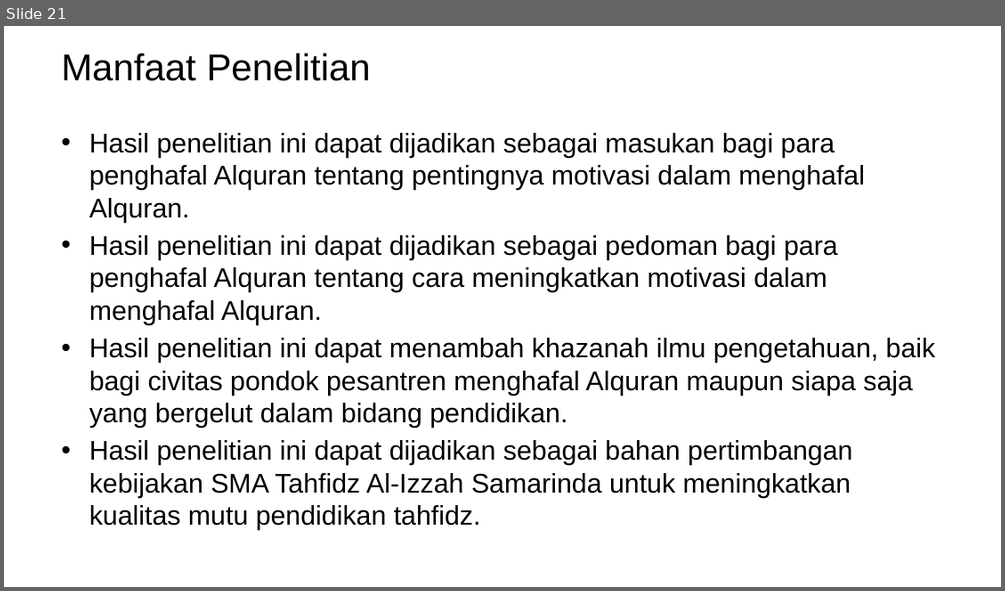
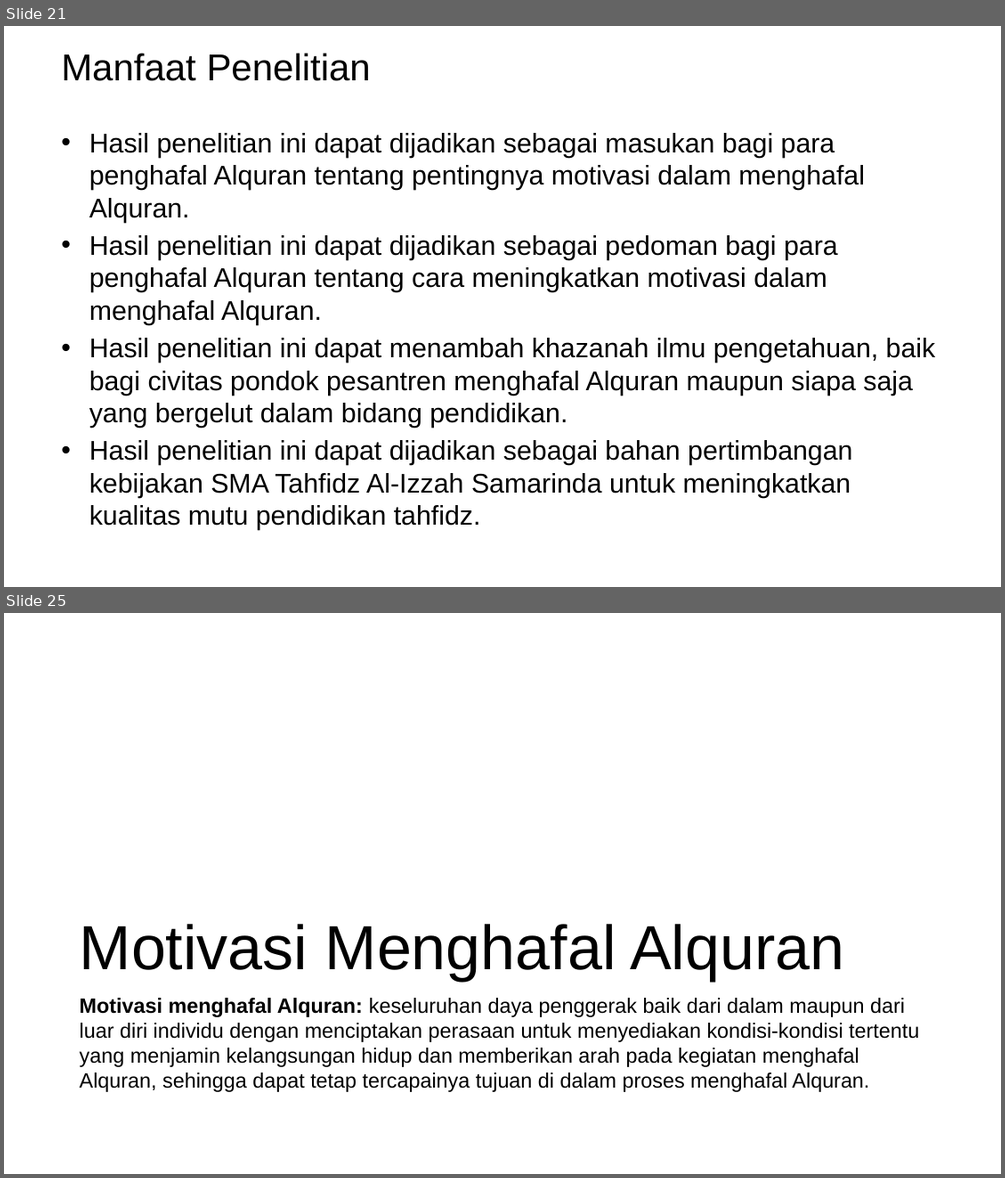
Before and after one commit to mzaini30/skripsi, a slide deck: seminar proposal.pptx. Shown one above the other, each under a label of ours: slide 21 before the commit, slides 21 and 25 after it; the slides between them are not shown. The pictures are 1005x591 and 1005x1178 pixels, drawn with LibreOffice and Linux fonts; fonts in the diff are those of the drawing; background and template pictures are left out. Boxes give left, top, right and bottom in pixels: in the first picture for what was removed or moved away, otherwise in the second. Text is boxed around its words. In the diff, an @@ line names an element or a change of style, - is before the commit and + after.

```diff
--- a/seminar proposal.pptx
+++ b/seminar proposal.pptx
@@ slide 25 added at bbox=[4, 613, 1001, 1174], background picture (left out) @@
@@ title added at bbox=[80, 924, 844, 981], 60 pt, text #000000 @@
+Motivasi Menghafal Alquran
@@ text added at bbox=[80, 997, 919, 1092], 20 pt, text #000000 @@
+Motivasi menghafal Alquran: keseluruhan daya penggerak baik dari dalam maupun dari luar diri individu dengan menciptakan perasaan untuk menyediakan kondisi-kondisi tertentu yang menjamin kelangsungan hidup dan memberikan arah pada kegiatan menghafal Alquran, sehingga dapat tetap tercapainya tujuan di dalam proses menghafal Alquran.
```
Also in this commit, not shown: 1 slide changed, 3 other slides added, 1 slide removed, 1 other file.
